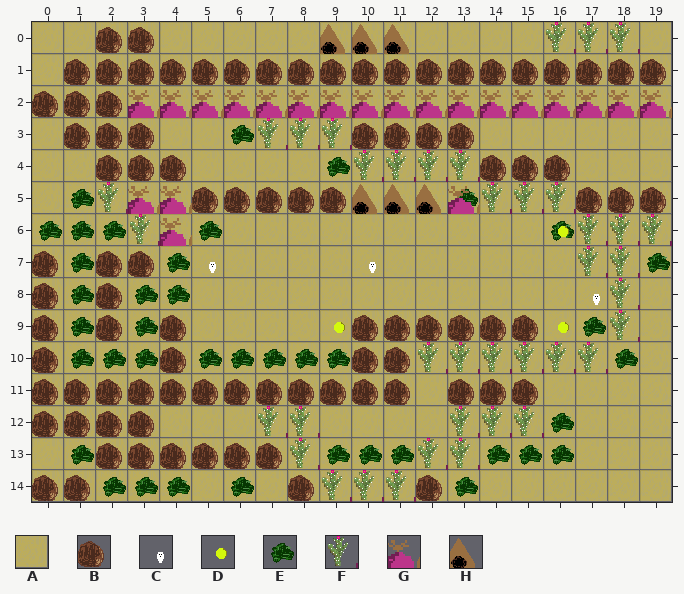
Tiled map (JSON): public/assets/maps/map-level-01.json. This is how it looked before the edit.
Cells are 32x32 px. Shown: x 0..19, y 0..14.
Key: from "tileset": A 0, B 1, C 2, D 3, E 4, F 5, G 6, H 7.
_ is an empty cell.
Objects are placed by their top-left corner, in cells (3,4 is the top-left corner of cell 3,4); size is 1x1 cell unless given.
Layers that did not change in this view are not listed.
Layer "Obstacles" before, first column x 0:
 0 _ABB_____HHH____FFF_
 1 ABBBBBBBBBBBBBBBBBBB
 2 BBBGGGGGGGGGGGGGGGGG
 3 ABBB__EFFFBBBB______
 4 AABBB____EFFFFBBB___
 5 AEFGGBBBBBHHHEFFFBBB
 6 EEEFGEAAAA______EFFF
 7 BEBBE_AAAA_______FFE
 8 BEBEE____A________F_
 9 BEBEB_____BBBBBB_EF_
10 BEEEBEEEEEBBFFFFFFE_
11 BBBBBBBBBBBB_BBB____
12 BBBB___FF____FFFE___
13 _EBBBBBBFEEEFFEEE___
14 BBEEE_E_BFFFBE______
Objects on layer "Items" before:
D "Flower" at 16,6
C "Mushroom" at 5,7
C "Mushroom" at 10,7
C "Mushroom" at 17,8
D "Flower" at 16,9
D "Flower" at 9,9
Once edited:
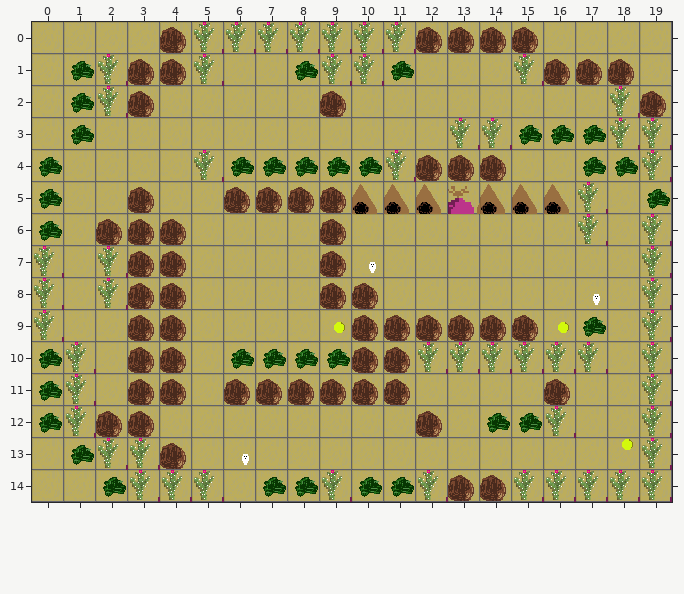
From old to new:
Layer "Obstacles":
Tile B gives way to tile A in row 0 at x 2 to 3; in row 1 at x 12 to 14; in row 3 at x 2 to 3 and 10 to 12; in row 4 at x 2 to 4; in row 5 at x 5; in row 9 at x 2.
Tile B gives way to tile A in row 11 at x 5 and 14 to 15; in row 13 at x 5 to 7.
Tile E gives way to tile A in row 3 at x 6; in row 5 at x 1; in row 6 at x 1 and 5; in rows 7 to 9 at x 1; in row 10 at x 5 and 18; in row 13 at x 9 to 11 and 14 to 15.
Tile F gives way to tile A in row 3 at x 7 to 9; in row 7 at x 17 to 18; in rows 8 to 9 at x 18; in row 12 at x 13; in row 13 at x 8 and 12 to 13.
Tile G gives way to tile A in row 2 at x 4 to 8 and 10 to 17; in row 5 at x 4.
Tile A gives way to tile B in rows 6 to 8 at x 9.
Tile E gives way to tile B in row 6 at x 2; in row 7 at x 4; in row 8 at x 3 to 4; in rows 9 to 10 at x 3; in row 14 at x 13.
Tile F gives way to tile B in row 4 at x 12 to 13; in row 6 at x 3.
Tile G gives way to tile B in row 2 at x 3, 9 and 19; in row 5 at x 3; in row 6 at x 4.
The edit adds tile B in row 0 at x 4 and 12 to 15; in row 8 at x 10; in row 11 at x 16; in row 12 at x 12; in row 14 at x 14.
Tile A gives way to tile E in rows 4 to 5 at x 0.
Tile B gives way to tile E in row 1 at x 1, 8 and 11; in rows 2 to 3 at x 1; in row 5 at x 19; in rows 10 to 12 at x 0; in row 14 at x 8.
Tile F gives way to tile E in row 4 at x 10; in row 12 at x 14 to 15; in row 14 at x 10 to 11.
The edit adds tile E in row 3 at x 15 to 17; in row 4 at x 6 to 8 and 17 to 18; in row 14 at x 7.
Tile B gives way to tile F in row 1 at x 2, 5, 9 to 10 and 15; in row 2 at x 2; in row 3 at x 13; in row 5 at x 17; in rows 7 to 8 at x 0 and 2; in row 9 at x 0.
Tile B gives way to tile F in rows 11 to 12 at x 1; in row 13 at x 2 to 3; in row 14 at x 12.
Tile E gives way to tile F in row 7 at x 19; in row 10 at x 1; in row 12 at x 16; in row 14 at x 3 to 4.
Tile G gives way to tile F in row 2 at x 18.
Tile H gives way to tile F in row 0 at x 9 to 11.
The edit adds tile F in row 0 at x 5 to 8; in row 3 at x 14 and 18 to 19; in row 4 at x 5 and 19; in rows 8 to 13 at x 19; in row 14 at x 5 and 15 to 19.
Tile F gives way to tile H in row 5 at x 14 to 16.
Tile B is gone in row 1 at x 6 to 7 and 19; in row 2 at x 0; in row 4 at x 15 to 16; in row 5 at x 18; in row 11 at x 2 and 13; in row 14 at x 0 to 1.
Tile E is gone in row 5 at x 13; in row 6 at x 16; in row 10 at x 2; in row 13 at x 16; in row 14 at x 6.
Tile F is gone in row 0 at x 16 to 18; in row 5 at x 2; in row 6 at x 18; in row 12 at x 7 to 8.
Layer "Items":
Object D "Flower" at 16,6 becomes D "Flower" at 18,12.7.
Object C "Mushroom" at 5,7 becomes C "Mushroom" at 6,13.
Pixel boxes of the changes (left, top, right, bottom) in both pictures:
changed: (32, 22, 672, 502)
